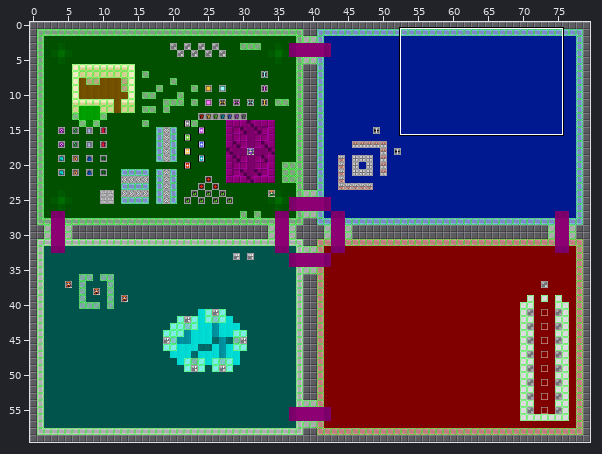
An edit to a level. Tiled map, maps/testboard.tmx. The first picture is a wide view before the edit; the outline marks the close-up.
Close-up. First the earlier version:
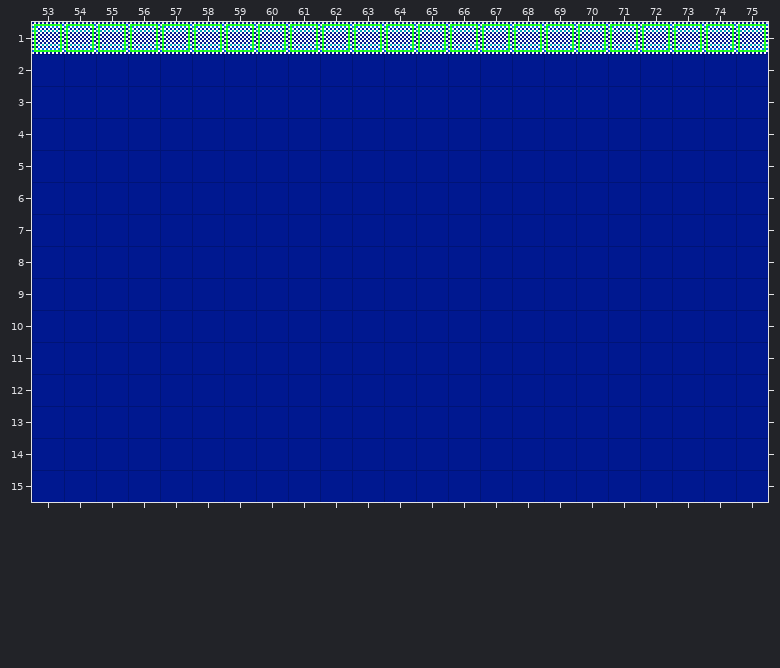
Cells are 16x16 px. Shown: x 53..75, y 1..15. The commit also changed other parts of the map, which this record leaves out. Tiles whose own drawing changed are shown in their newer look in all pictures.
New version:
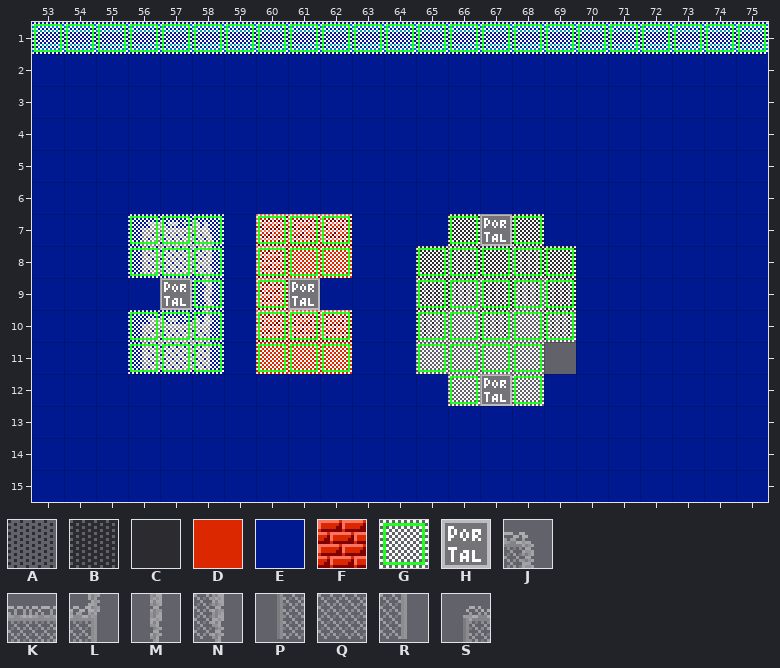
Key: from "Main": A 1, B 2, C 3, D 56, E 61, F 152, G 1039, H 1156, J 1332, K 1334, L 1337, M 1348, N 1351, P 1352, Q 1353, R 1354, S 1357.
_ is an empty cell, # one hidden under a higher layer, . an unchanged one.
Tiles of an added or newly shown layer are drawn over the layers below it.
The exact change:
--- layer "Floor"
@@ x 57..69 @@
- 7 ...EEE...EEE.
- 8 ...EEE..EEEEE
- 9 E..EE...EEEEE
-10 ...EEE..EEEEE
-11 ...EEE..EEEEE
-12 .........EEE.
+ 7 ...FFF...C#C.
+ 8 ...FDD..CBCBC
+ 9 #..F#...BABAB
+10 ...FFF..A_A_A
+11 ...DDD.._____
+12 ........._#_.
--- layer "Ceiling" (now shown)
@@ x 56..58 @@
- 7 ___
- 8 ___
- 9 .._
-10 ___
-11 ___
+ 7 SKJ
+ 8 PQN
+ 9 ..M
+10 SKL
+11 PQR
--- layer "Collision"
@@ x 56..69 @@
- 7 ___.___...___.
- 8 ___.___.._____
- 9 .__.__..._____
-10 ___.___.._____
-11 ___.___..____.
-12 ..........___.
+ 7 GGG.GGG...GHG.
+ 8 GGG.GGG..GGGGG
+ 9 .HG.GH...GGGGG
+10 GGG.GGG..GGGGG
+11 GGG.GGG..GGGG.
+12 ..........GHG.
Pixel boxes of the changes (left, top, right, bottom) in both close-ups:
changed: (128, 214, 224, 374)
changed: (256, 214, 352, 374)
changed: (416, 214, 576, 406)
